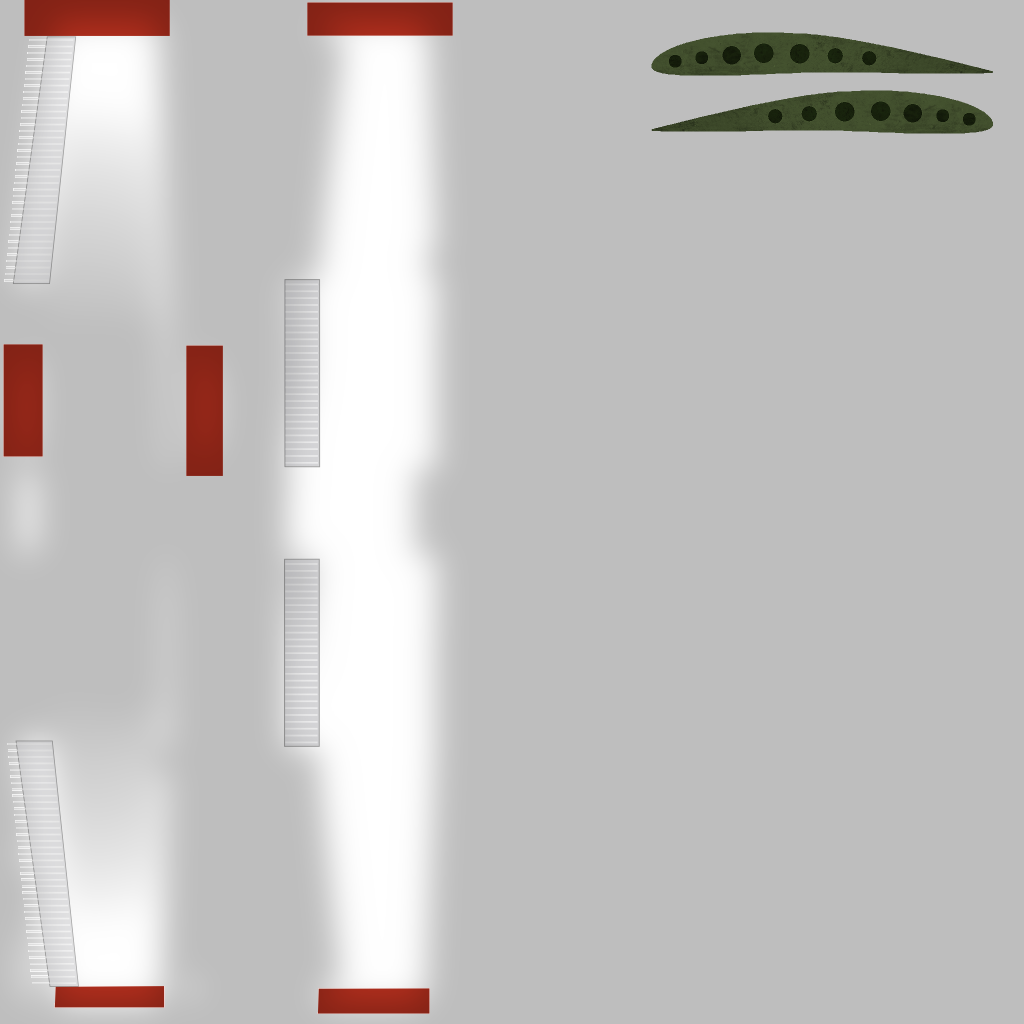
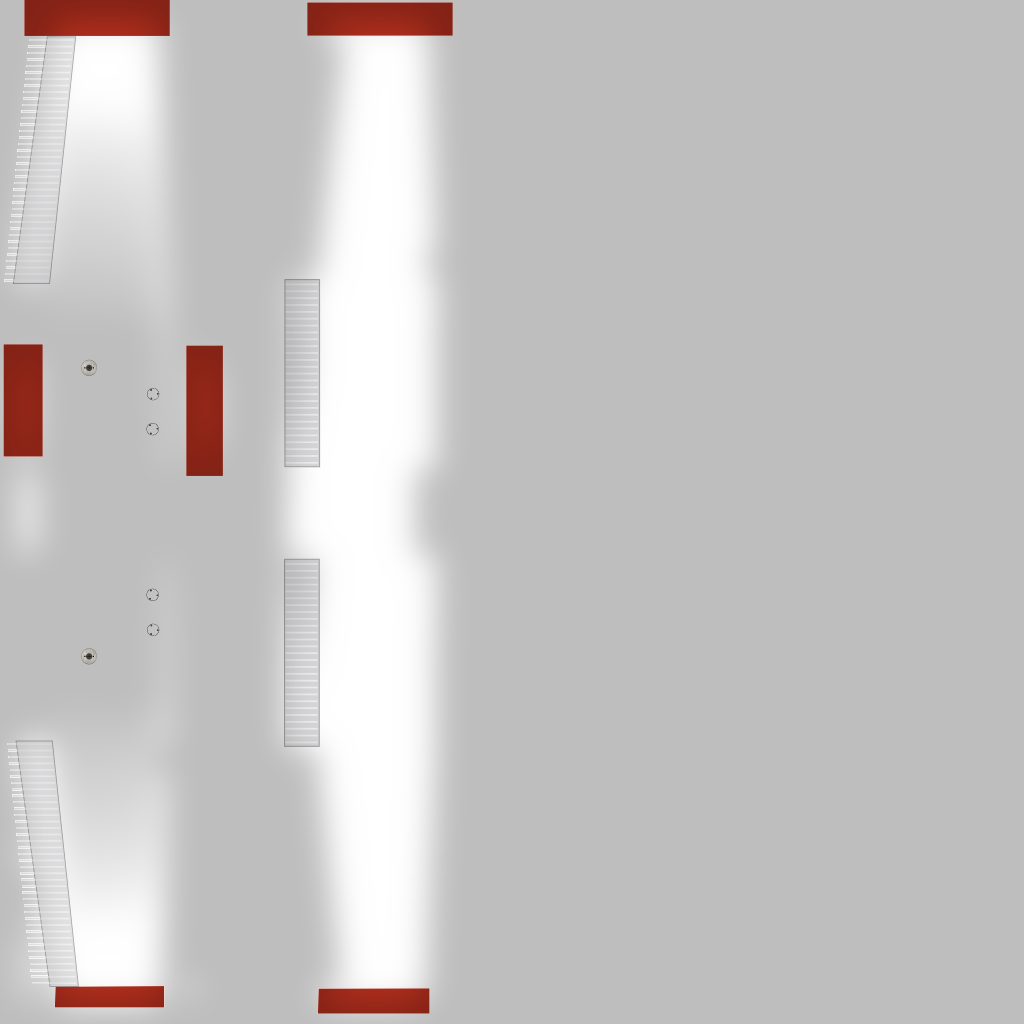
Layered file, before and after one edit (1024×1024). Changes by layer:
added layer "Clipboard #1" above "Clipboard" over [81, 359, 160, 665]
hid "Clipboard" over [651, 32, 993, 134]
